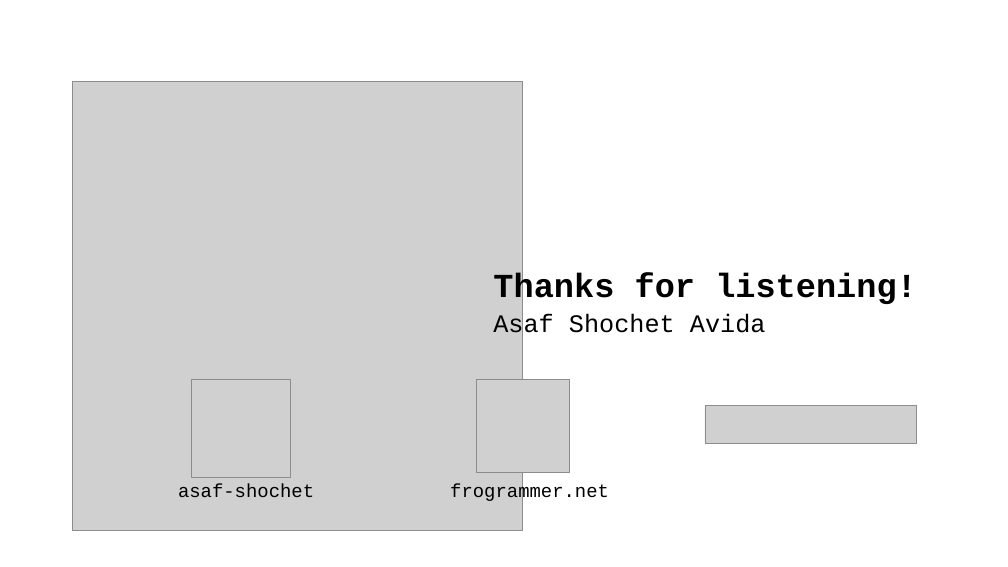
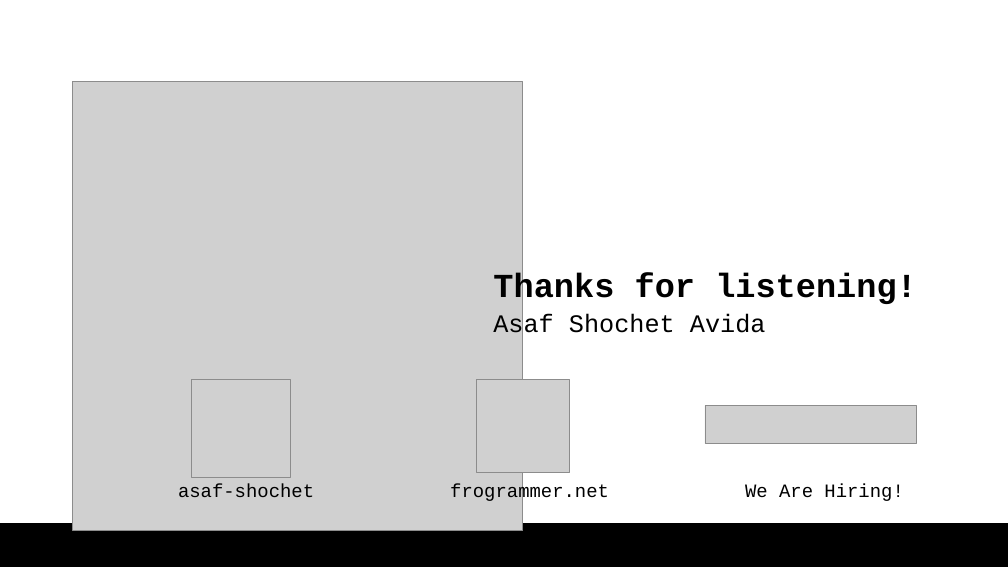
Before and after one commit to AsafShochet/tree-shaking-demo, a slide deck: slide 18 of tree shaking lecture 062024.pptx (slide 19 before the commit). Drawn at 1008x567 pixels with LibreOffice and Linux fonts; fonts in the diff are those of the drawing; grey boxes stand for pictures. Boxes give left, top, right and bottom in pixels: in the first picture for what was removed or moved away, otherwise in the second. Text is boxed around its words. In the diff, an @@ line names an element or a change of style, - is before the commit and + after.

```diff
--- a/tree shaking lecture 062024.pptx
+++ b/tree shaking lecture 062024.pptx
@@ text at (178,484,903,503): text changed @@
-asaf-shochet frogrammer.net
+asaf-shochet frogrammer.net We Are Hiring!
@@ rectangle added at (0,523,1008,567), fill #000000, outline #000000 1.5 pt @@
```
Also in this commit, not shown: 17 other slides changed, 1 slide removed, 1 other file.
